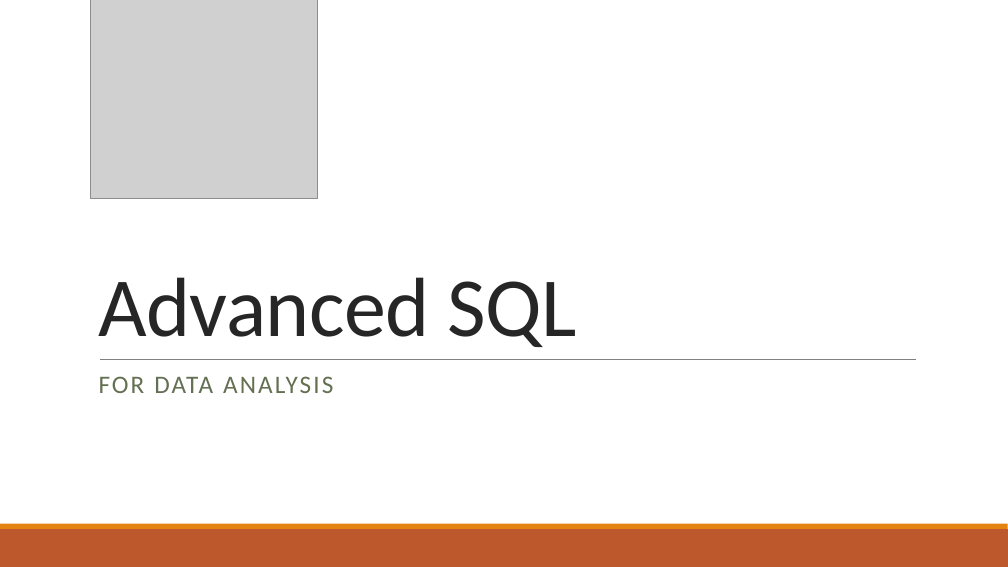
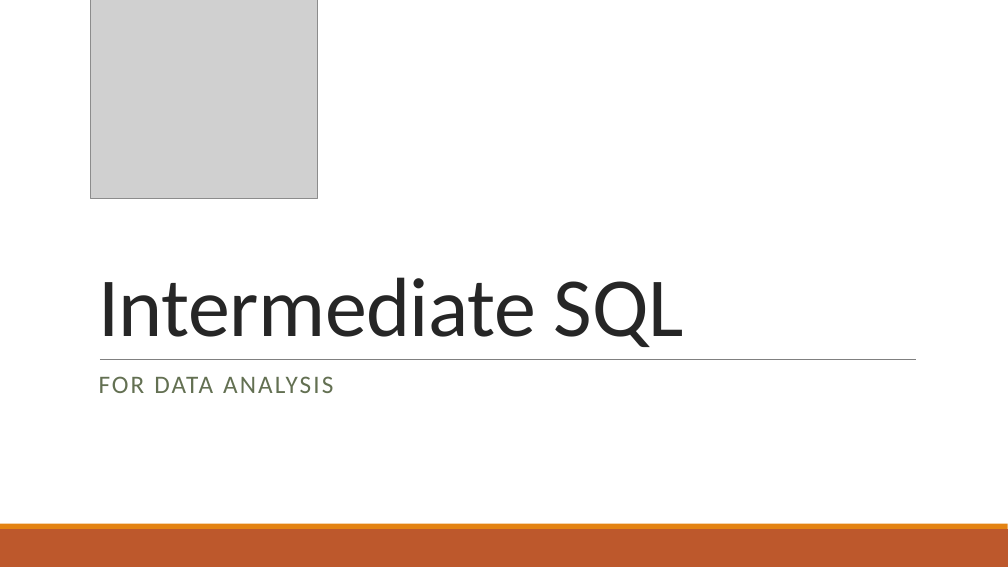
Before and after one commit to thomasnield/oreilly_intermediate_sql_for_data, a slide deck: slide 1 of oreilly_advanced_sql_for_data_analysis.pptx. Drawn at 1008x567 pixels with LibreOffice and Linux fonts; fonts in the diff are those of the drawing; grey boxes stand for pictures. Boxes give left, top, right and bottom in pixels: in the first picture for what was removed or moved away, otherwise in the second. Text is boxed around its words. In the diff, an @@ line names an element or a change of style, - is before the commit and + after.

```diff
--- a/oreilly_advanced_sql_for_data_analysis.pptx
+++ b/oreilly_advanced_sql_for_data_analysis.pptx
@@ title at <box>98,277,683,347</box>: text changed @@
-Advanced SQL
+Intermediate SQL
```
Also in this commit, not shown: 2 other slides changed.
